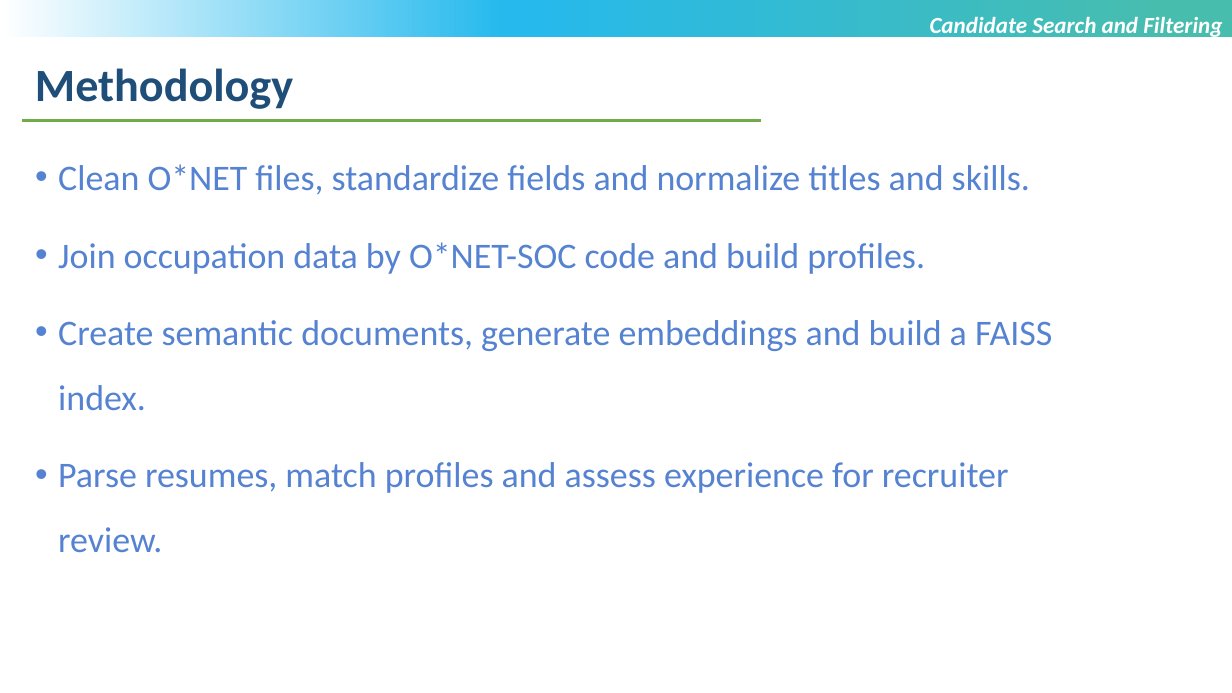
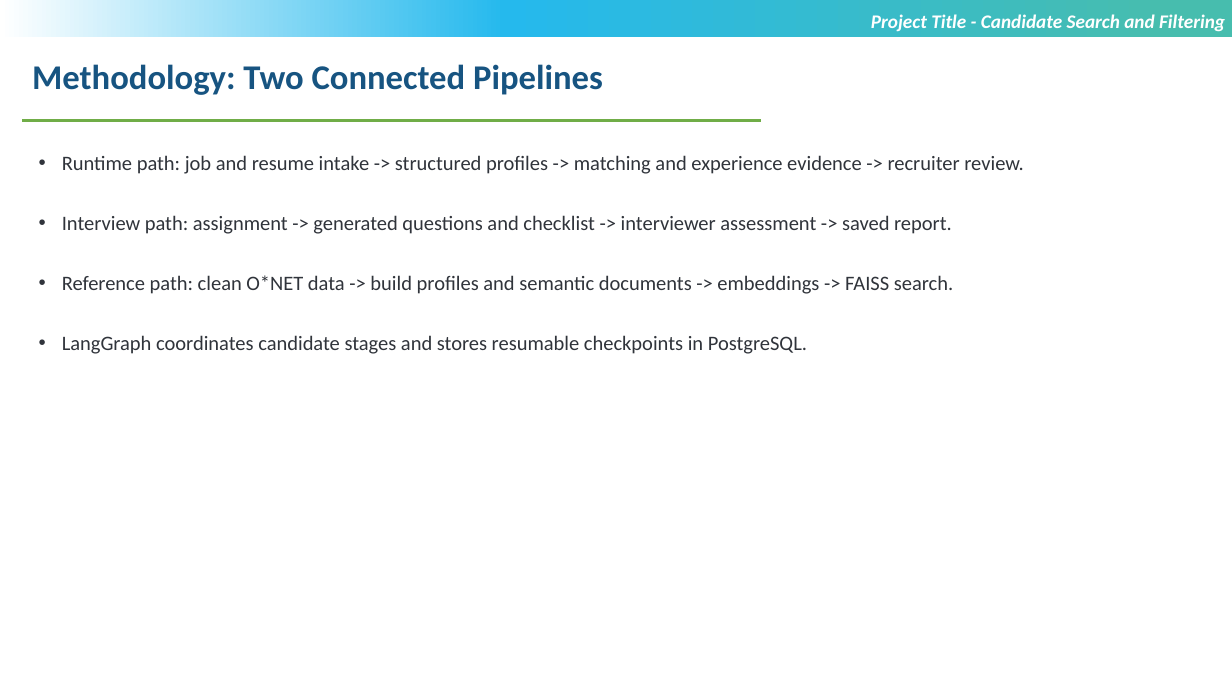
Before and after one commit to sammangigopichand/Candidate-Search-and-Filtering-using-Agentic-AI, a slide deck: slide 6 of Sammangi Gopi Chand_T9929_Review 3.pptx. Drawn at 1232x693 pixels with LibreOffice and Linux fonts; fonts in the diff are those of the drawing; background and template pictures are left out. Boxes give left, top, right and bottom in pixels: in the first picture for what was removed or moved away, otherwise in the second. Text is boxed around its words. In the diff, an @@ line names an element or a change of style, - is before the commit and + after.

```diff
--- a/Sammangi Gopi Chand_T9929_Review 3.pptx
+++ b/Sammangi Gopi Chand_T9929_Review 3.pptx
@@ text at box(871, 14, 1225, 32): text changed; size 18 to 15 pt @@
-Candidate Search and Filtering
+Project Title - Candidate Search and Filtering
@@ text at box(32, 64, 603, 95): text changed; size 36 to 27 pt; text colour #1F4E79 to #175481 @@
-Methodology
+Methodology: Two Connected Pipelines
@@ text at box(62, 155, 1023, 354): text changed; size 28 to 16 pt; text colour #5583D1 to #30343B @@
-• Clean O*NET files, standardize fields and normalize titles and skills.
-• Join occupation data by O*NET-SOC code and build profiles.
-• Create semantic documents, generate embeddings and build a FAISS index.
-• Parse resumes, match profiles and assess experience for recruiter review.
+• Runtime path: job and resume intake -> structured profiles -> matching and experience evidence -> recruiter review.
+• Interview path: assignment -> generated questions and checklist -> interviewer assessment -> saved report.
+• Reference path: clean O*NET data -> build profiles and semantic documents -> embeddings -> FAISS search.
+• LangGraph coordinates candidate stages and stores resumable checkpoints in PostgreSQL.
```
Also in this commit, not shown: 9 other slides changed, 10 slides added, 1 slide removed, 2 other files.
